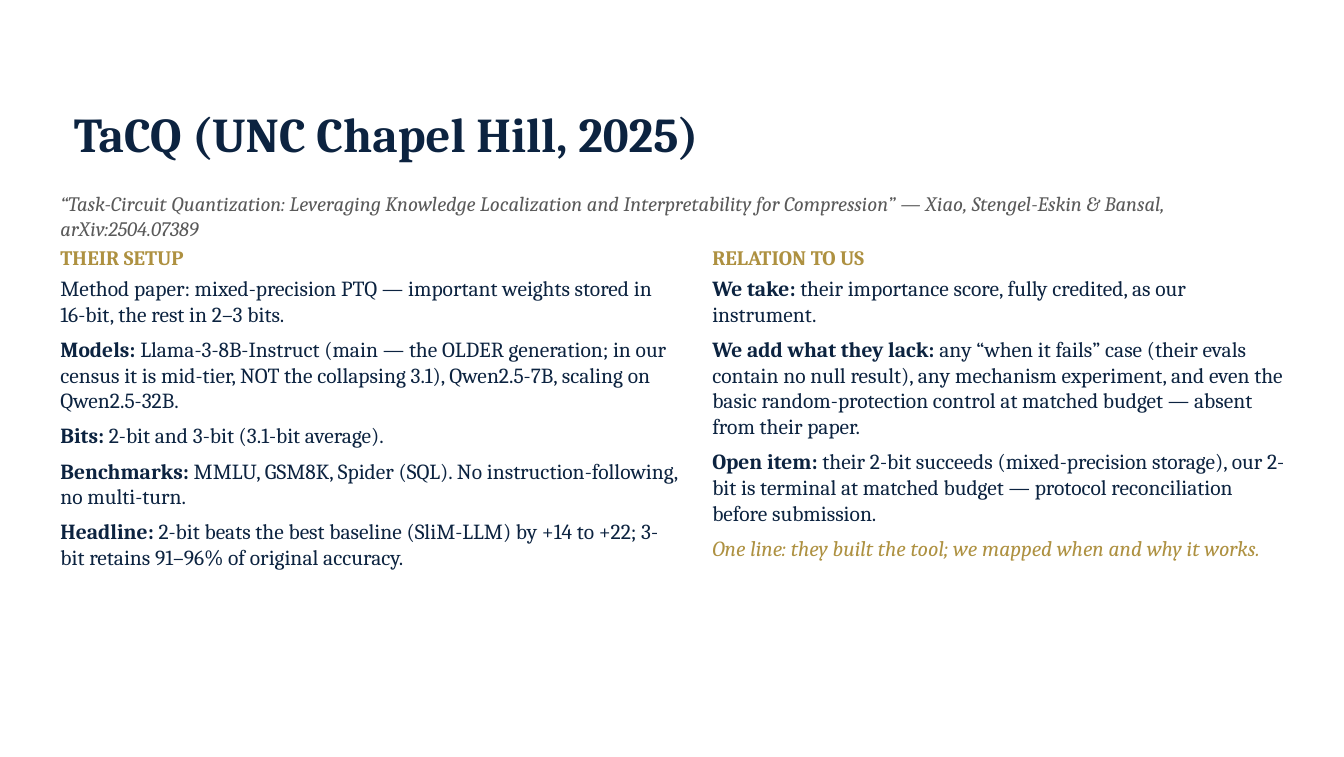
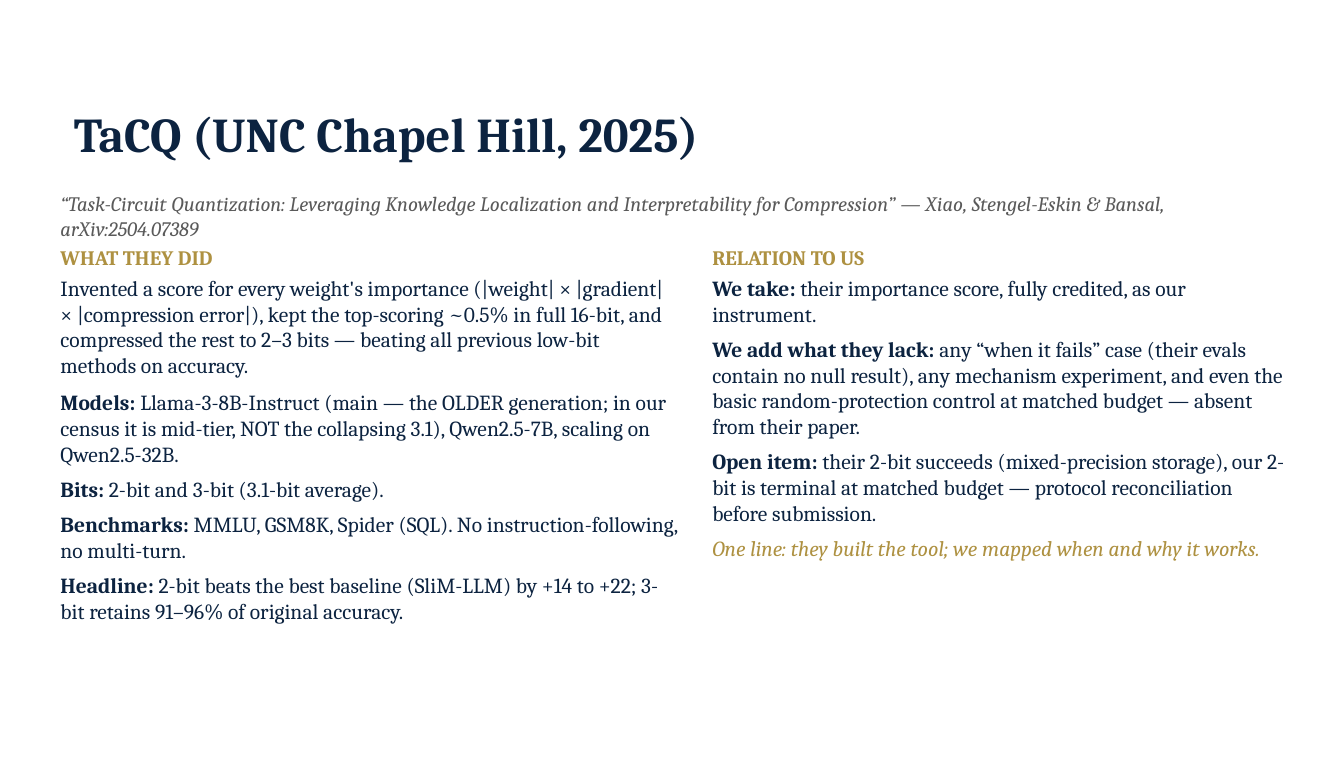
Before and after one commit to JiahaoZheng24/Instruction-Following-Attention-Head-Sensitive, a slide deck: slide 21 of paper/IFH_advisor_update_2026-09-03.pptx. Drawn at 1344x757 pixels with LibreOffice and Linux fonts; fonts in the diff are those of the drawing; background and template pictures are left out. Boxes give left, top, right and bottom in pixels: in the first picture for what was removed or moved away, otherwise in the second. Text is boxed around its words. In the diff, an @@ line names an element or a change of style, - is before the commit and + after.

Commit message:
Deck: plain what-they-did summaries on TaCQ/SW backup slides

```diff
--- a/paper/IFH_advisor_update_2026-09-03.pptx
+++ b/paper/IFH_advisor_update_2026-09-03.pptx
@@ text at bbox=[60, 251, 663, 378]: text changed @@
-THEIR SETUP
-Method paper: mixed-precision PTQ — important weights stored in 16-bit, the rest in 2–3 bits.
+WHAT THEY DID
+Invented a score for every weight's importance (|weight| × |gradient| × |compression error|), kept the top-scoring ~0.5% in full 16-bit, and compressed the rest to 2–3 bits — beating all previous low-bit methods on accuracy.
```
Also in this commit, not shown: 1 other slide changed.
